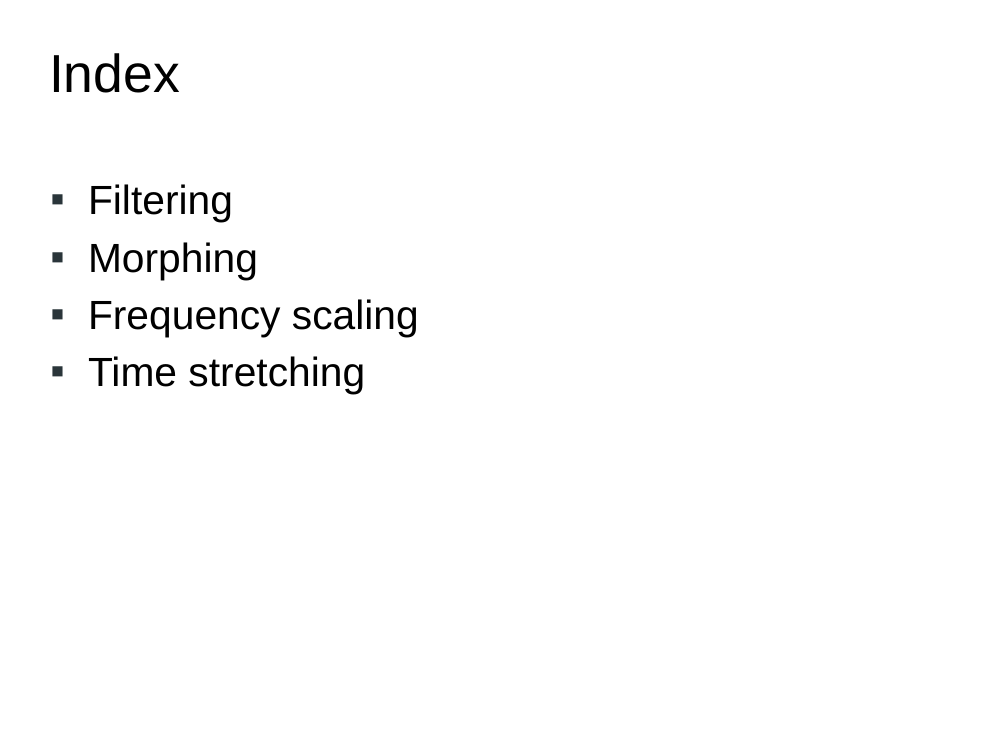
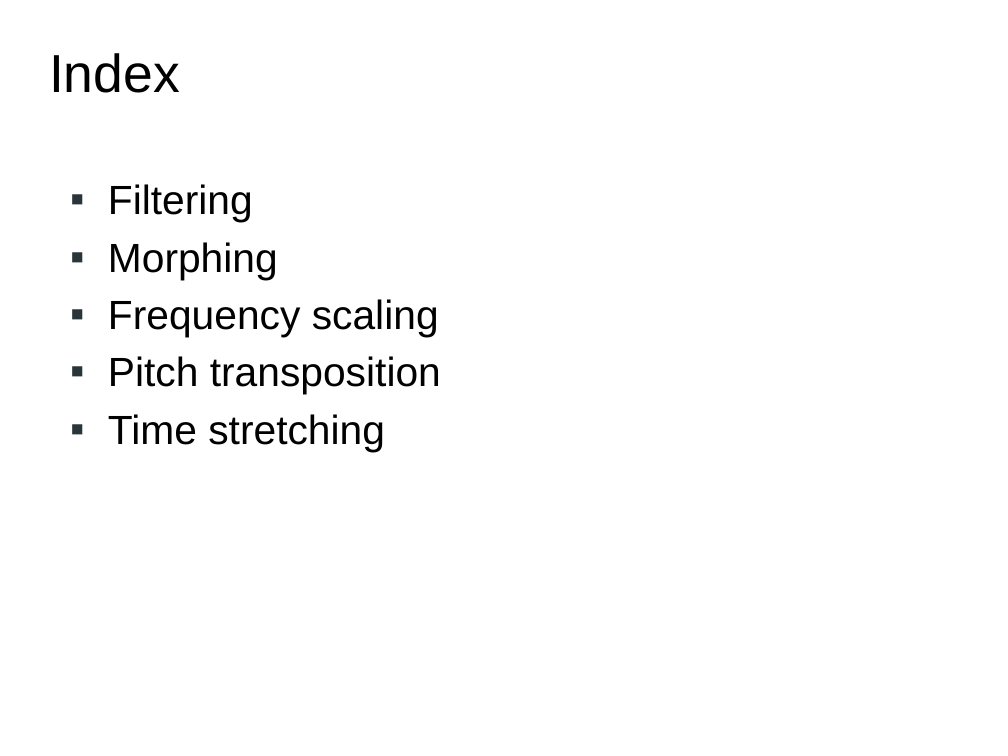
Before and after one commit to MTG/sms-tools, a slide deck: slide 2 of teaching-material/lectures/lect8-Sound-transformations/8-Sound-transformations.odp. Drawn at 1008x756 pixels with LibreOffice and Linux fonts; fonts in the diff are those of the drawing. Boxes give left, top, right and bottom in pixels: in the first picture for what was removed or moved away, otherwise in the second. Text is boxed around its words. In the diff, an @@ line names an element or a change of style, - is before the commit and + after.

```diff
--- a/teaching-material/lectures/lect8-Sound-transformations/8-Sound-transformations.odp
+++ b/teaching-material/lectures/lect8-Sound-transformations/8-Sound-transformations.odp
@@ text "Filtering": place and size @@
-text "Filtering" at (88, 184, 419, 394)
+text "Filtering" at (108, 184, 441, 451)
@@ text at (108, 356, 441, 394): paragraph added @@
+▪ Pitch transposition
```
Also in this commit, not shown: 8 other slides changed, 2 slides removed.
